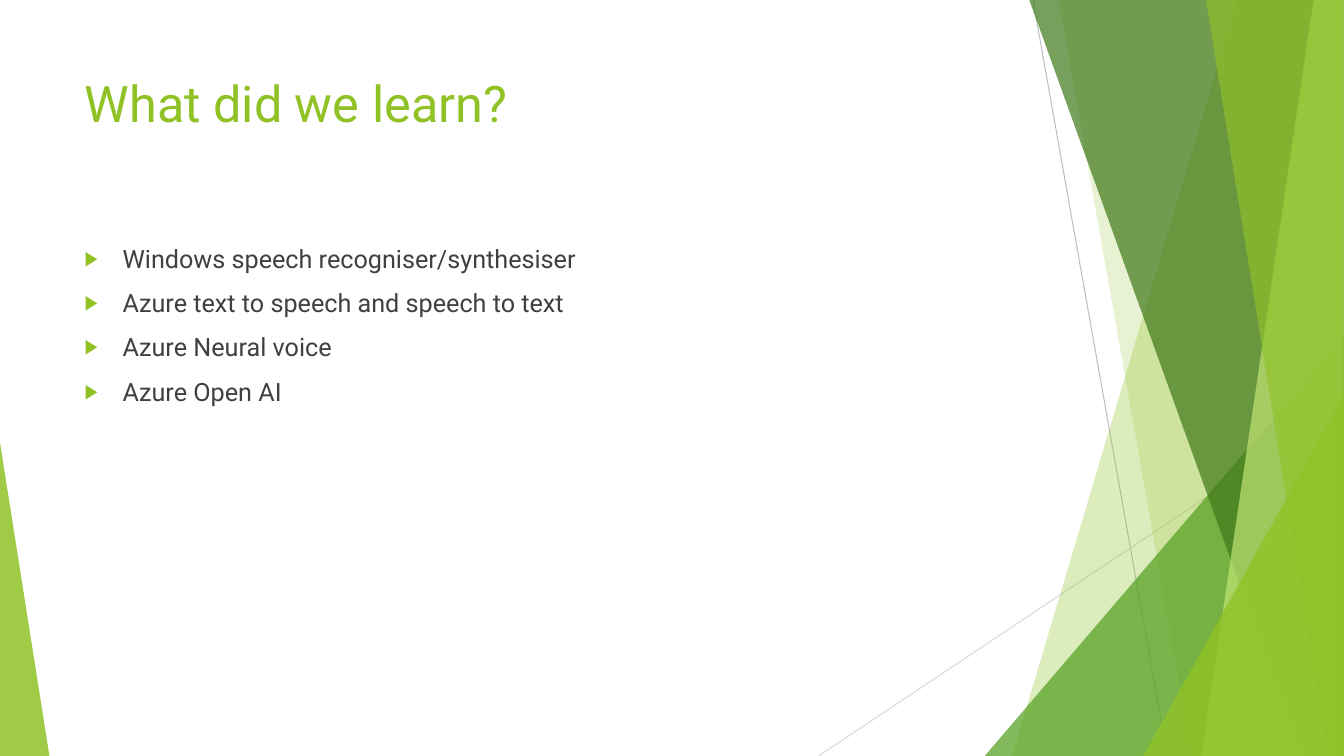
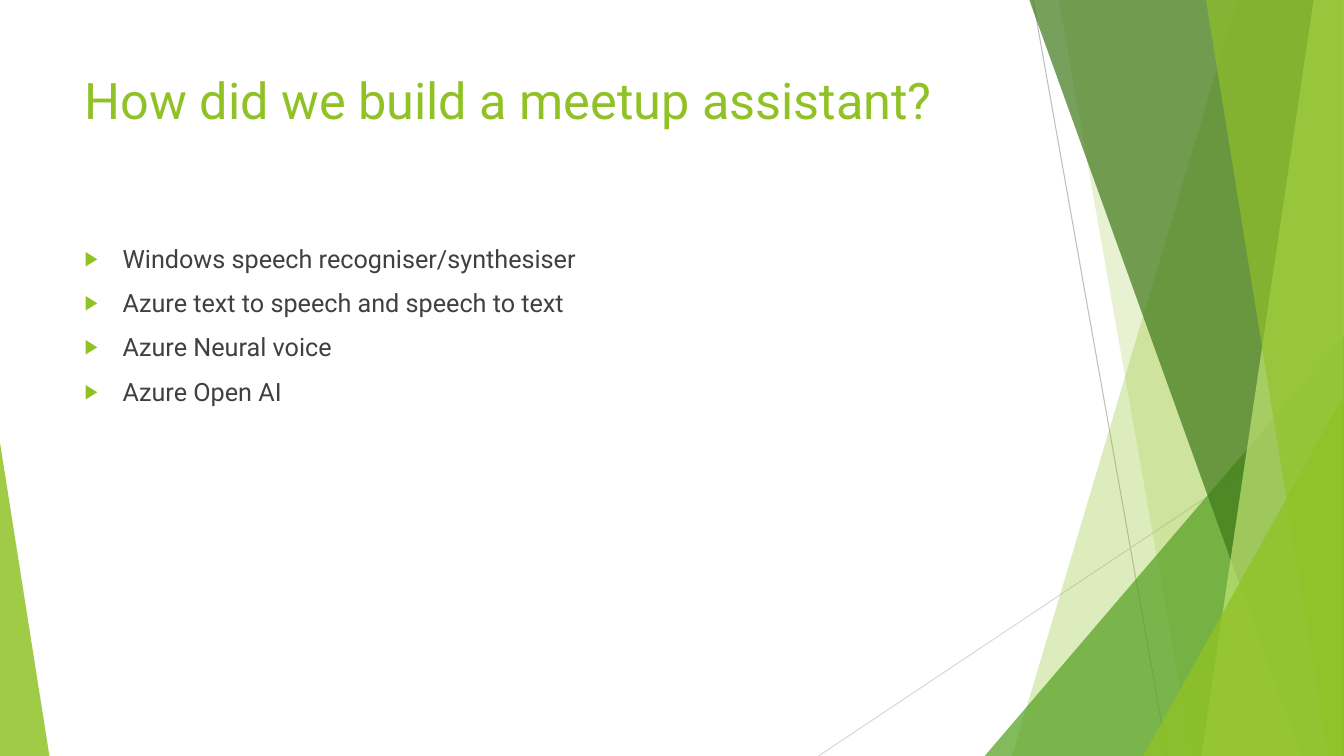
Before and after one commit to johnstaveley/JaaS, a slide deck: slide 15 of JaaS.pptx. Drawn at 1344x756 pixels with LibreOffice and Linux fonts; fonts in the diff are those of the drawing. Boxes give left, top, right and bottom in pixels: in the first picture for what was removed or moved away, otherwise in the second. Text is boxed around its words. In the diff, an @@ line names an element or a change of style, - is before the commit and + after.

```diff
--- a/JaaS.pptx
+++ b/JaaS.pptx
@@ title at [85, 81, 932, 130]: text changed @@
-What did we learn?
+How did we build a meetup assistant?
```
Also in this commit, not shown: 5 other slides changed.
